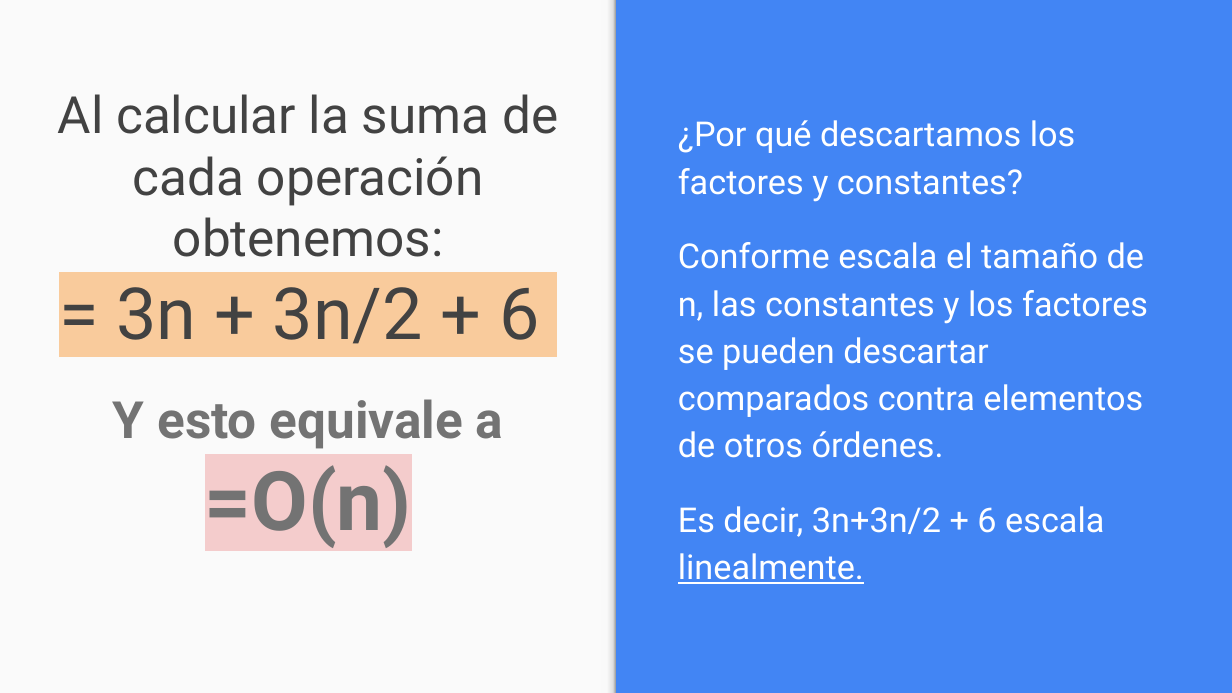
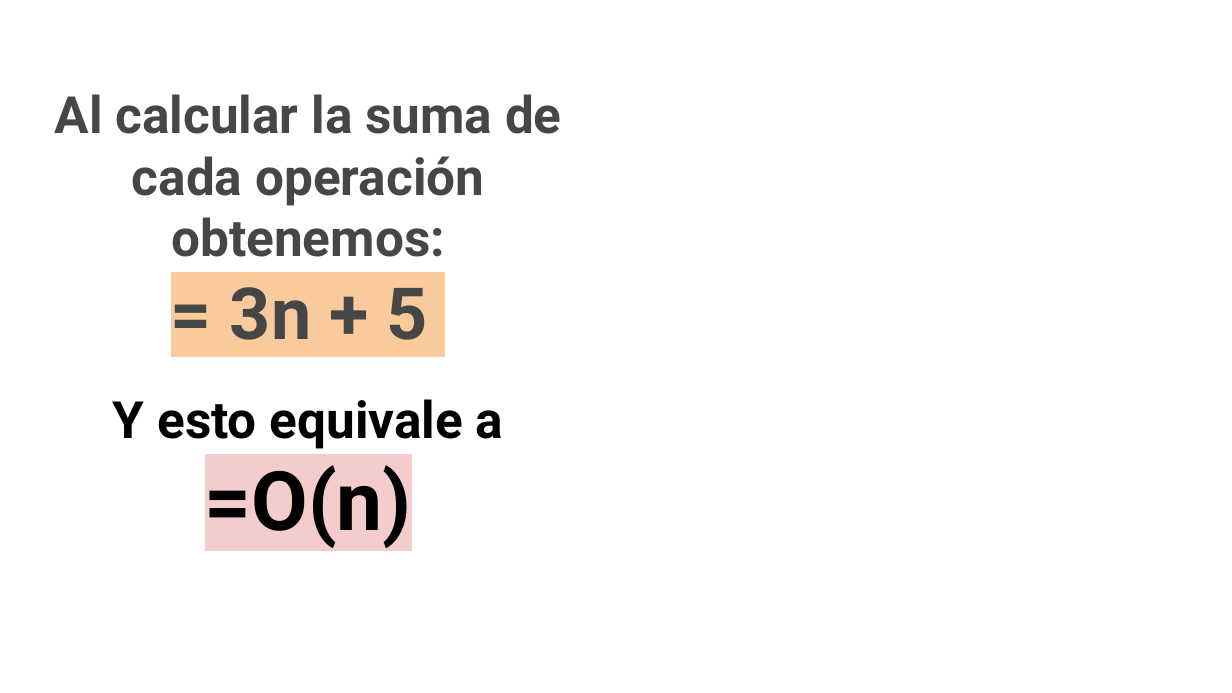
Before and after one commit to OMardil/INFO2, a slide deck: slide 12 of MOD09_Big_O/01 Presentacion/INFO2_MOD10-Análisis de Algoritmos.pptx (slide 9 before the commit). Drawn at 1232x693 pixels with LibreOffice and Linux fonts; fonts in the diff are those of the drawing. Boxes give left, top, right and bottom in pixels: in the first picture for what was removed or moved away, otherwise in the second. Text is boxed around its words. In the diff, an @@ line names an element or a change of style, - is before the commit and + after.

```diff
--- a/MOD09_Big_O/01 Presentacion/INFO2_MOD10-Análisis de Algoritmos.pptx
+++ b/MOD09_Big_O/01 Presentacion/INFO2_MOD10-Análisis de Algoritmos.pptx
@@ background #4285F4 to #FFFFFF @@
@@ rectangle removed at [0, 0, 616, 692] @@
@@ rectangle removed at [601, 0, 616, 692] @@
@@ title at [55, 94, 562, 257]: text colour #424242 to #464646, bold on in "Al calcular la suma de cada operación ..." @@
@@ text removed at [678, 120, 1148, 584] @@
-¿Por qué descartamos los factores y constantes?
-Conforme escala el tamaño de n, las constantes y los factores se pueden descartar comparados contra elementos de otros órdenes.
-Es decir, 3n+3n/2 + 6 escala linealmente.
@@ title at [230, 287, 427, 340]: text changed; text colour #424242 to #464646; bold on @@
-= 3n + 3n/2 + 6
+= 3n + 5
@@ subtitle "Y esto equivale a" at [113, 399, 504, 548]: text colour #737373 to #000000 @@
```
Also in this commit, not shown: 15 other slides changed, 15 slides added, 7 slides removed, 10 other files.
